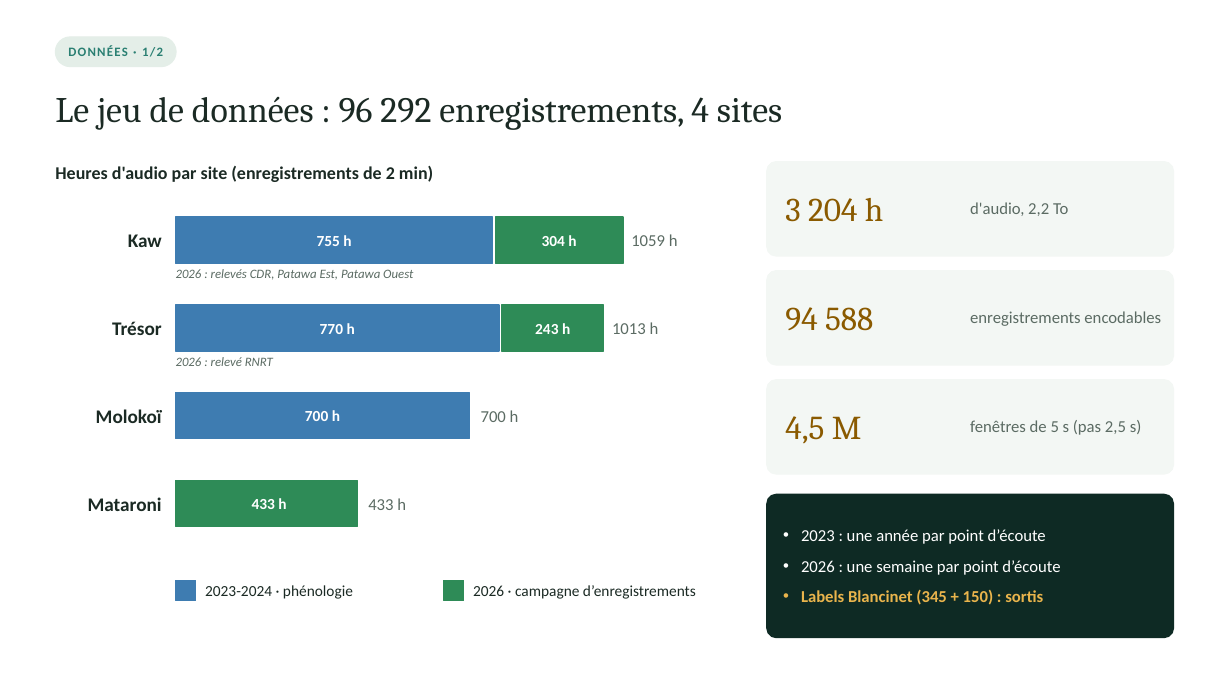
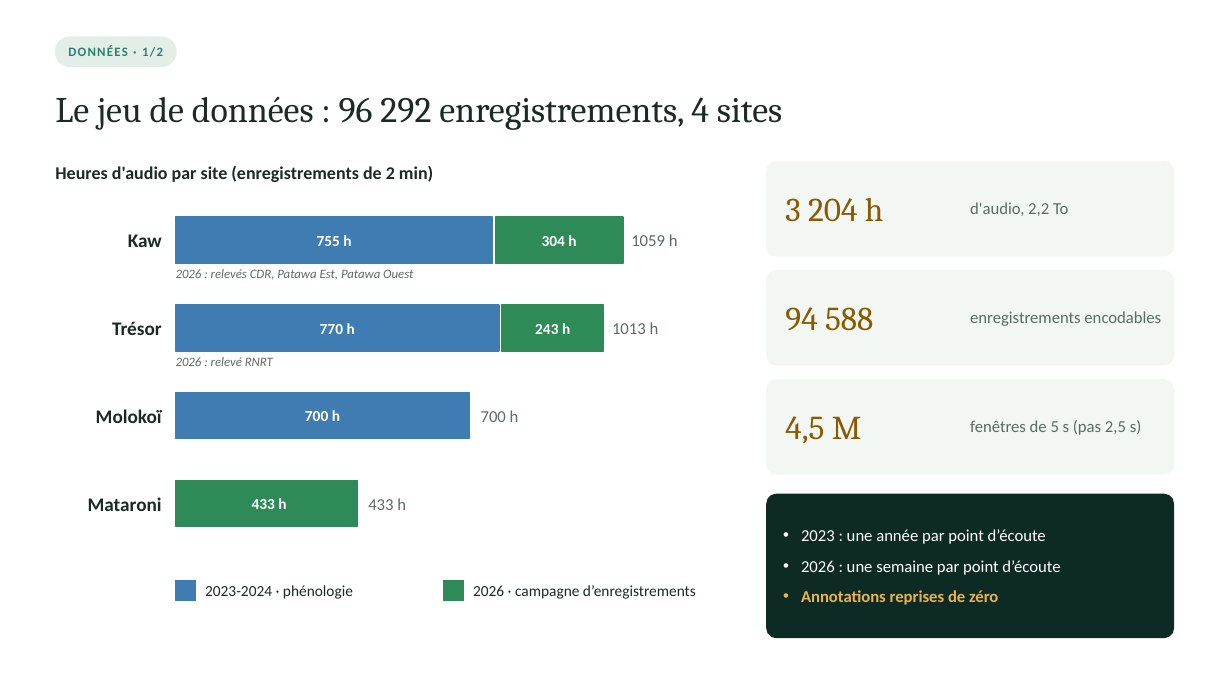
Before and after one commit to Rumble-Paw-Patrol/Grenouille, a slide deck: slide 8 of documentation/prez/presentation_suivi_2.pptx. Drawn at 1232x693 pixels with LibreOffice and Linux fonts; fonts in the diff are those of the drawing. Boxes give left, top, right and bottom in pixels: in the first picture for what was removed or moved away, otherwise in the second. Text is boxed around its words. In the diff, an @@ line names an element or a change of style, - is before the commit and + after.

```diff
--- a/documentation/prez/presentation_suivi_2.pptx
+++ b/documentation/prez/presentation_suivi_2.pptx
@@ text at (801,590,998,605): text changed @@
-• Labels Blancinet (345 + 150) : sortis
+• Annotations reprises de zéro
```
Also in this commit, not shown: 40 other files.
